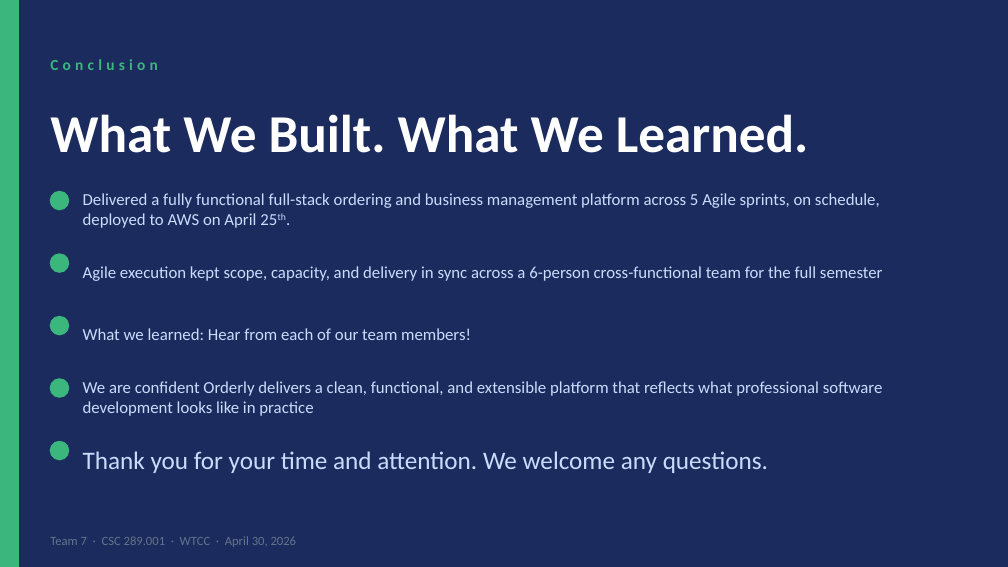
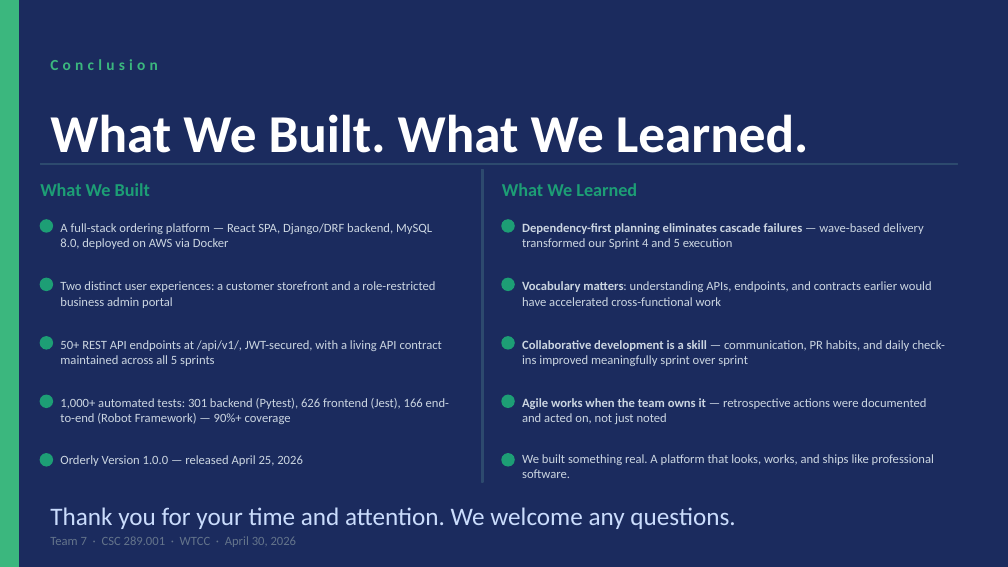
Before and after one commit to RachelMizer/ProjectOrderly, a slide deck: slide 16 of docs/Deliverables/Orderly_Slides.pptx (slide 17 before the commit). Drawn at 1008x567 pixels with LibreOffice and Linux fonts; fonts in the diff are those of the drawing. Boxes give left, top, right and bottom in pixels: in the first picture for what was removed or moved away, otherwise in the second. Text is boxed around its words. In the diff, an @@ line names an element or a change of style, - is before the commit and + after.

Commit message:
Team 7's Slide Deck Presentation complete
Would love some feedback on whether this is too wordy?

I don't expect our team to read off the slides but rather present naturally as you all owned during our Sprint Reviews! Use the slides as a guide and visual aid as practiced. Now we deliver to stakeholders.

```diff
--- a/docs/Deliverables/Orderly_Slides.pptx
+++ b/docs/Deliverables/Orderly_Slides.pptx
@@ rectangle added at bbox=[40, 163, 958, 164], fill #2D4A6E, outline #2D4A6E 1 pt @@
@@ rectangle added at bbox=[482, 169, 483, 482], fill #2D4A6E, outline #2D4A6E 1 pt @@
@@ text added at bbox=[40, 183, 150, 196], 13 pt, text #1D9E75, bold @@
+What We Built
@@ text removed at bbox=[83, 193, 880, 228] @@
-Delivered a fully functional full-stack ordering and business management platform across 5 Agile sprints, on schedule, deployed to AWS on April 25th.
@@ text added at bbox=[502, 183, 637, 196], 13 pt, text #1D9E75, bold @@
+What We Learned
@@ fill #3BB77E to #1D9E75; outline #3BB77E 1 pt to #1D9E75 1 pt in 5 elements at bbox=[40, 454, 52, 466], bbox=[40, 395, 52, 407], bbox=[40, 337, 52, 349], bbox=[40, 278, 52, 290], bbox=[40, 220, 52, 232] @@
@@ ellipse: place and size @@
-ellipse at bbox=[50, 192, 69, 210]
+ellipse at bbox=[40, 220, 52, 232]
@@ text added at bbox=[60, 223, 432, 249], 9 pt, text #CBD5E1 @@
+A full-stack ordering platform — React SPA, Django/DRF backend, MySQL 8.0, deployed on AWS via Docker
@@ ellipse added at bbox=[502, 220, 514, 232], fill #1D9E75, outline #1D9E75 1 pt @@
@@ text added at bbox=[522, 223, 924, 249], 9 pt, text #CBD5E1 @@
+Dependency-first planning eliminates cascade failures — wave-based delivery transformed our Sprint 4 and 5 execution
@@ text removed at bbox=[83, 266, 883, 281] @@
-Agile execution kept scope, capacity, and delivery in sync across a 6-person cross-functional team for the full semester
@@ ellipse: place and size @@
-ellipse at bbox=[50, 254, 69, 272]
+ellipse at bbox=[40, 278, 52, 290]
@@ text added at bbox=[60, 281, 435, 308], 9 pt, text #CBD5E1 @@
+Two distinct user experiences: a customer storefront and a role-restricted business admin portal
@@ ellipse added at bbox=[502, 278, 514, 290], fill #1D9E75, outline #1D9E75 1 pt @@
@@ text added at bbox=[522, 281, 932, 306], 9 pt, text #CBD5E1 @@
+Vocabulary matters: understanding APIs, endpoints, and contracts earlier would have accelerated cross-functional work
@@ text removed at bbox=[83, 328, 471, 340] @@
-What we learned: Hear from each of our team members!
@@ ellipse: place and size @@
-ellipse at bbox=[50, 317, 69, 335]
+ellipse at bbox=[40, 337, 52, 349]
@@ text added at bbox=[60, 340, 442, 366], 9 pt, text #CBD5E1 @@
+50+ REST API endpoints at /api/v1/, JWT-secured, with a living API contract maintained across all 5 sprints
@@ ellipse added at bbox=[502, 337, 514, 349], fill #1D9E75, outline #1D9E75 1 pt @@
@@ text added at bbox=[522, 340, 945, 366], 9 pt, text #CBD5E1 @@
+Collaborative development is a skill — communication, PR habits, and daily check-ins improved meaningfully sprint over sprint
@@ text removed at bbox=[83, 381, 883, 416] @@
-We are confident Orderly delivers a clean, functional, and extensible platform that reflects what professional software development looks like in practice
@@ ellipse: place and size @@
-ellipse at bbox=[50, 379, 69, 397]
+ellipse at bbox=[40, 395, 52, 407]
@@ text added at bbox=[60, 398, 449, 424], 9 pt, text #CBD5E1 @@
+1,000+ automated tests: 301 backend (Pytest), 626 frontend (Jest), 166 end-to-end (Robot Framework) — 90%+ coverage
@@ ellipse added at bbox=[502, 395, 514, 407], fill #1D9E75, outline #1D9E75 1 pt @@
@@ text added at bbox=[522, 398, 926, 424], 9 pt, text #CBD5E1 @@
+Agile works when the team owns it — retrospective actions were documented and acted on, not just noted
@@ ellipse: place and size @@
-ellipse at bbox=[50, 442, 69, 460]
+ellipse at bbox=[40, 454, 52, 466]
@@ text added at bbox=[60, 455, 303, 466], 9 pt, text #CBD5E1 @@
+Orderly Version 1.0.0 — released April 25, 2026
@@ ellipse added at bbox=[502, 454, 514, 466], fill #1D9E75, outline #1D9E75 1 pt @@
@@ text added at bbox=[522, 454, 934, 478], 9 pt, text #CBD5E1 @@
+We built something real. A platform that looks, works, and ships like professional software.
@@ text "Thank you for your time ...": place and size @@
-text "Thank you for your time ..." at bbox=[83, 451, 768, 473]
+text "Thank you for your time ..." at bbox=[50, 507, 735, 529]
```
Also in this commit, not shown: 7 other slides changed, 3 slides added, 4 slides removed.
